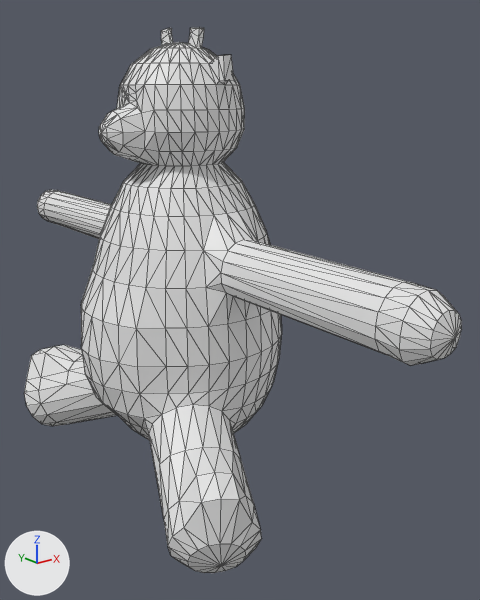
The COLLADA model src/Assets/mooey/mooey.dae as it was, and as the next commit left it.
Rendered twice from a camera (50 mm lens) standing at (-3.69, -5.51, 3.81) and looking at (0.41, -0.39, 1.76). The axes (+X, +Y, +Z) are drawn at lower left. The lights are the same throughout. Mesh edges are drawn as thin lines.

Names of what the first picture shows: 'Mooey'.
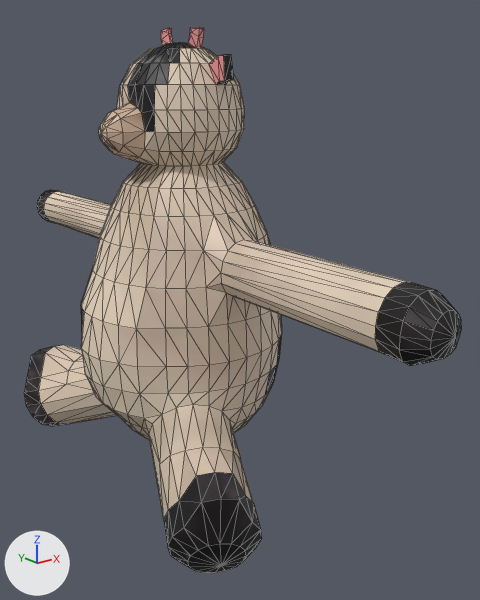
Location of each change, [x1, y1, x2, y2] in pixels of the pictures (480 x 600 px):
part 1 of me_mooey, cut back: [120, 85, 144, 113] in both
part 2 of me_mooey, recoloured (white to black): [24, 42, 462, 573] in both
part 3 of me_mooey, recoloured (grey to beige): [39, 43, 412, 519] in both
part 4 of me_mooey, recoloured (grey to beige): [99, 103, 145, 161] in both
part 5 of me_mooey, recoloured (grey to pink): [161, 27, 225, 85] in both

The change in detail:
Picture 'black-fur.png' (img_black_fur_png) is new.
Picture 'white-fur.png' (img_white_fur_png) is new.
Picture 'mouth.png' (img_mouth_png) is new.
Material 'Black-Fur' (mat_black_fur) is new.
Its texture is img_black_fur_png.
Material 'Ears' (mat_ears) is new.
Its base color is (0.8, 0.297, 0.303) (pink #e79496).
Material 'White-Fur' (mat_white_fur) is new.
Its texture is img_white_fur_png.
Material 'Mouth' (mat_mouth) is new.
Its texture is img_mouth_png.
me_mooey is used by ob_mooey; location (0.0, 0.0, 0.0).
me_mooey had 985 vertices, 1966 faces and spanned x -1.23..1.17, y -3.22..3.43, z -0.18..4.38.
me_mooey now has 971 vertices, 1938 faces and spans x -1.23..1.17, y -3.22..3.43, z -0.18..4.38.
Part 1, on me_mooey:
14 vertices are removed from x -0.56..-0.55, y -0.12..0.13, z 3.74..3.83.
36 faces are deleted.
4 new faces join them, mat_black_fur (picture img_black_fur_png).
4 new faces join them, mat_white_fur (picture img_white_fur_png).
me_mooey part 2: 430 faces spanning x -1.23..1.17, y -3.22..3.43, z -0.18..4.25 switch from mat_material_003 (white #e7e7e7) to mat_black_fur (picture img_black_fur_png).
me_mooey part 3: 1396 faces spanning x -1.14..1.17, y -2.75..3.0, z -0.08..4.25 switch from mat_material_003 (white #e7e7e7) to mat_white_fur (picture img_white_fur_png).
me_mooey part 4: 60 faces spanning x -0.86..-0.55, y -0.25..0.25, z 3.2..3.71 switch from mat_material_003 (white #e7e7e7) to mat_mouth (picture img_mouth_png).
me_mooey part 5: 44 faces spanning x 0.0..0.06, y -0.67..0.68, z 3.87..4.38 switch from mat_material_003 (white #e7e7e7) to mat_ears (pink #e79495).
